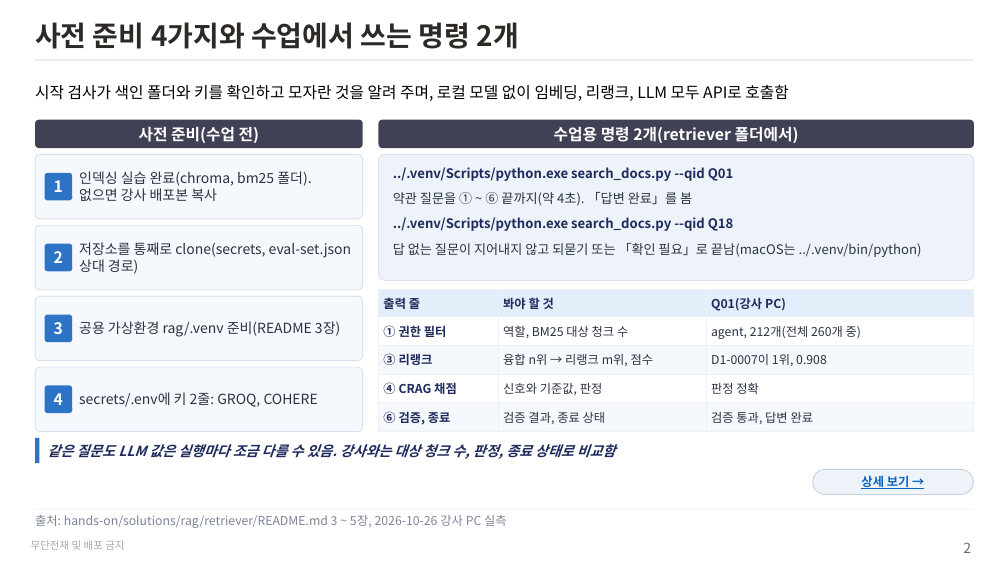
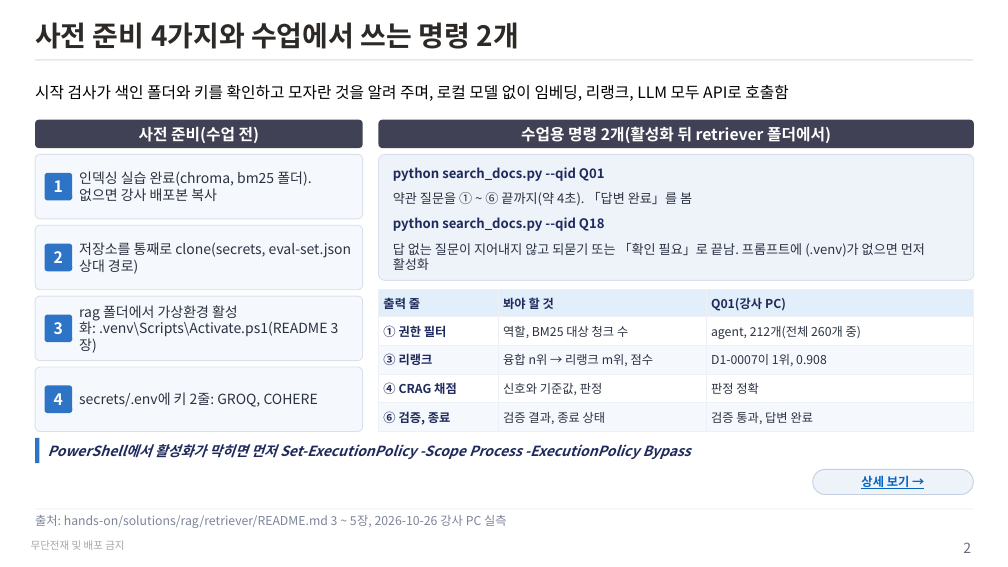
Before and after one commit to unicorn-campus/hybrid-ai, a slide deck: slide 2 of teacher/plan/rag-search-실습가이드.pptx. Drawn at 1008x567 pixels with LibreOffice and Linux fonts; fonts in the diff are those of the drawing. Boxes give left, top, right and bottom in pixels: in the first picture for what was removed or moved away, otherwise in the second. Text is boxed around its words. In the diff, an @@ line names an element or a change of style, - is before the commit and + after.

```diff
--- a/teacher/plan/rag-search-실습가이드.pptx
+++ b/teacher/plan/rag-search-실습가이드.pptx
@@ text in rounded rectangle at <box>521,126,831,143</box>: text changed @@
-수업용 명령 2개(retriever 폴더에서)
+수업용 명령 2개(활성화 뒤 retriever 폴더에서)
@@ text in rounded rectangle at <box>393,167,605,181</box>: text changed @@
-../.venv/Scripts/python.exe search_docs.py --qid Q01
+python search_docs.py --qid Q01
@@ text in rounded rectangle at <box>393,217,925,270</box>: text changed @@
-../.venv/Scripts/python.exe search_docs.py --qid Q18
-답 없는 질문이 지어내지 않고 되묻기 또는 「확인 필요」로 끝남(macOS는 ../.venv/bin/python)
+python search_docs.py --qid Q18
+답 없는 질문이 지어내지 않고 되묻기 또는 「확인 필요」로 끝남. 프롬프트에 (.venv)가 없으면 먼저 활성화
@@ text at <box>79,305,327,336</box>: text changed @@
-공용 가상환경 rag/.venv 준비(README 3장)
+rag 폴더에서 가상환경 활성화: .venv\Scripts\Activate.ps1(README 3장)
@@ text at <box>48,444,691,459</box>: text changed @@
-같은 질문도 LLM 값은 실행마다 조금 다를 수 있음. 강사와는 대상 청크 수, 판정, 종료 상태로 비교함
+PowerShell에서 활성화가 막히면 먼저 Set-ExecutionPolicy -Scope Process -ExecutionPolicy Bypass
```
Also in this commit, not shown: 6 other files.
